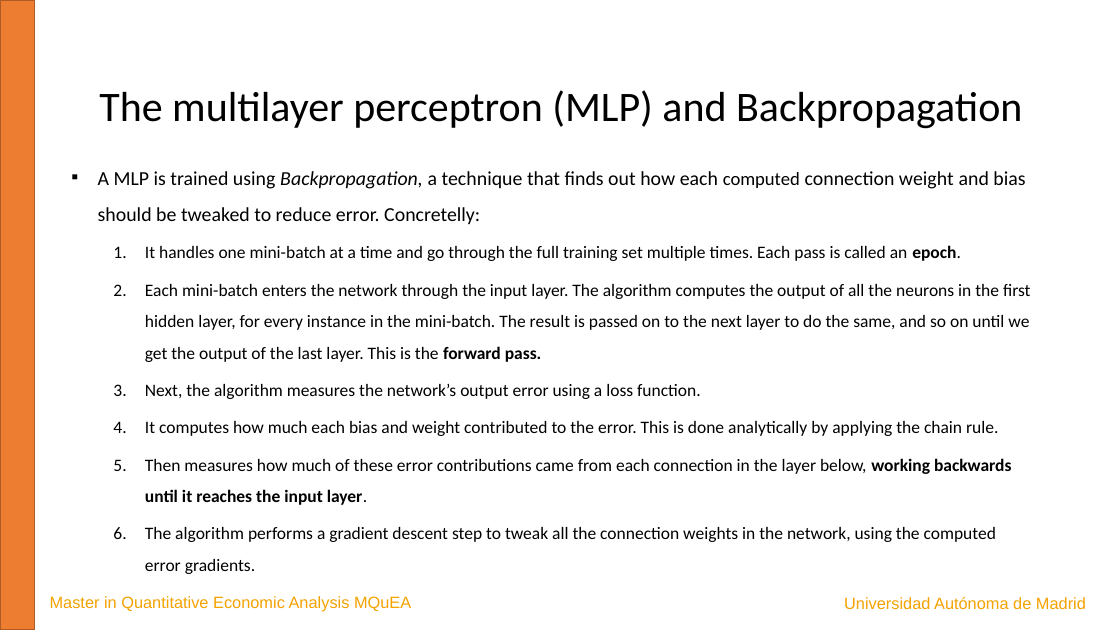
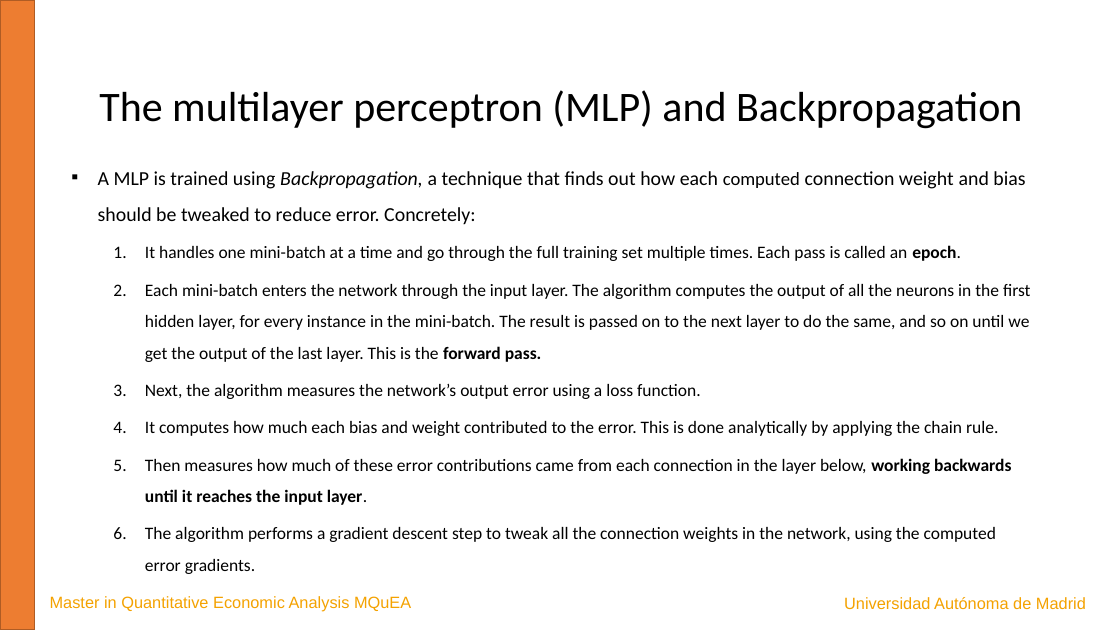
Before and after one commit to JavierBas/IMLEF-MQuEA, a slide deck: slide 9 of Course content/Slides/Topic 6 - Artificial Neural Networks.pptx. Drawn at 1120x630 pixels with LibreOffice and Linux fonts; fonts in the diff are those of the drawing. Boxes give left, top, right and bottom in pixels: in the first picture for what was removed or moved away, otherwise in the second. Text is boxed around its words. In the diff, an @@ line names an element or a change of style, - is before the commit and + after.

```diff
--- a/Course content/Slides/Topic 6 - Artificial Neural Networks.pptx
+++ b/Course content/Slides/Topic 6 - Artificial Neural Networks.pptx
@@ text at (x1=98, y1=171, x2=1025, y2=225): text changed @@
-▪ A MLP is trained using Backpropagation, a technique that finds out how each computed connection weight and bias should be tweaked to reduce error. Concretelly:
+▪ A MLP is trained using Backpropagation, a technique that finds out how each computed connection weight and bias should be tweaked to reduce error. Concretely:
```
Also in this commit, not shown: 4 other slides changed, 1 other file.
